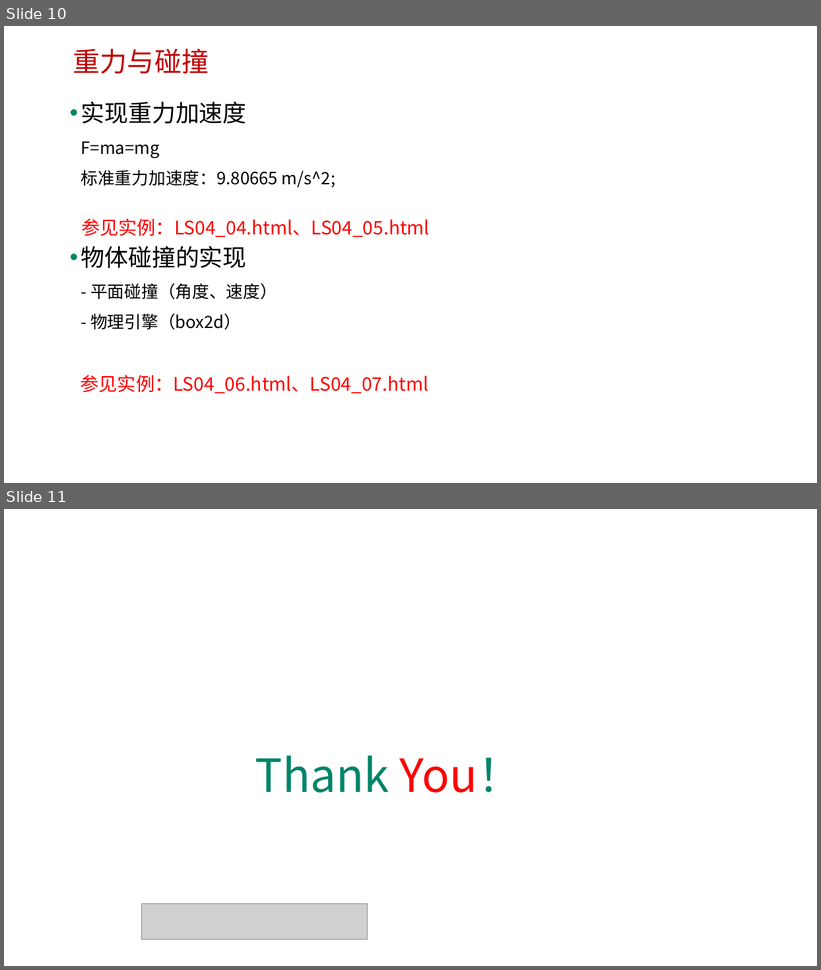
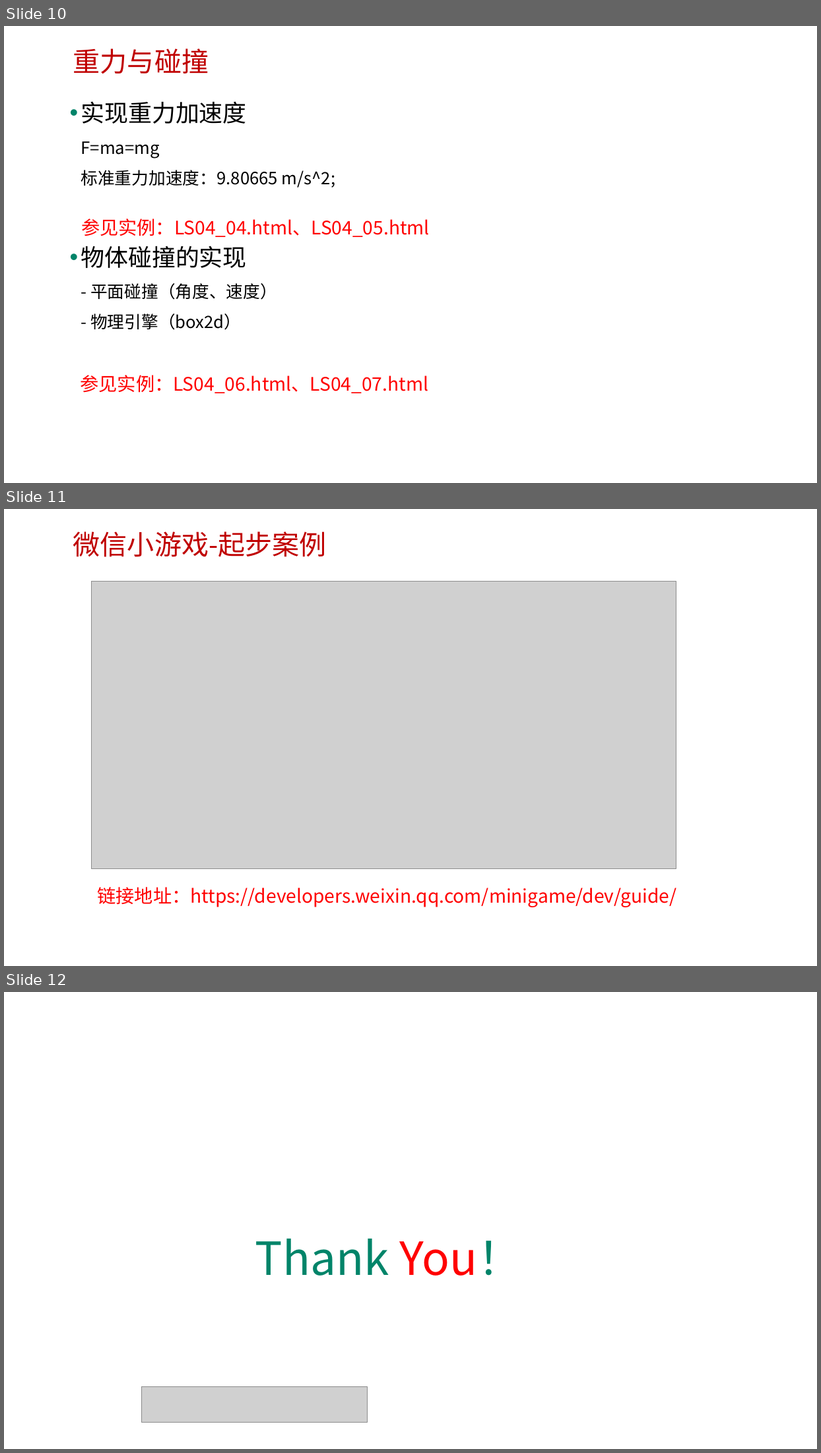
Before and after one commit to edu2act/course-H5-Animation-and-Game-Development, a slide deck: materials/slides/ch04.pptx. Shown one above the other, each under a label of ours: slides 10 and 11 before the commit, slides 10, 11 and 12 after it. The pictures are 821x970 and 821x1453 pixels, drawn with LibreOffice and Linux fonts; fonts in the diff are those of the drawing; grey boxes stand for pictures; background and template pictures are left out. Boxes give left, top, right and bottom in pixels: in the first picture for what was removed or moved away, otherwise in the second. Text is boxed around its words. In the diff, an @@ line names an element or a change of style, - is before the commit and + after.

```diff
--- a/materials/slides/ch04.pptx
+++ b/materials/slides/ch04.pptx
@@ slide 11 added at <box>4,509,817,966</box>, background picture (left out) @@
@@ text added at <box>73,531,327,557</box>, 32 pt, text #C00000 @@
+微信小游戏-起步案例
@@ picture added at <box>91,581,677,869</box> @@
@@ text added at <box>98,887,677,908</box>, 22 pt, text #FF0000 @@
+链接地址：https://developers.weixin.qq.com/minigame/dev/guide/
@@ what was slide 11 is now slide 12 @@
```
Also in this commit, not shown: 2 slides changed, 13 other files.
